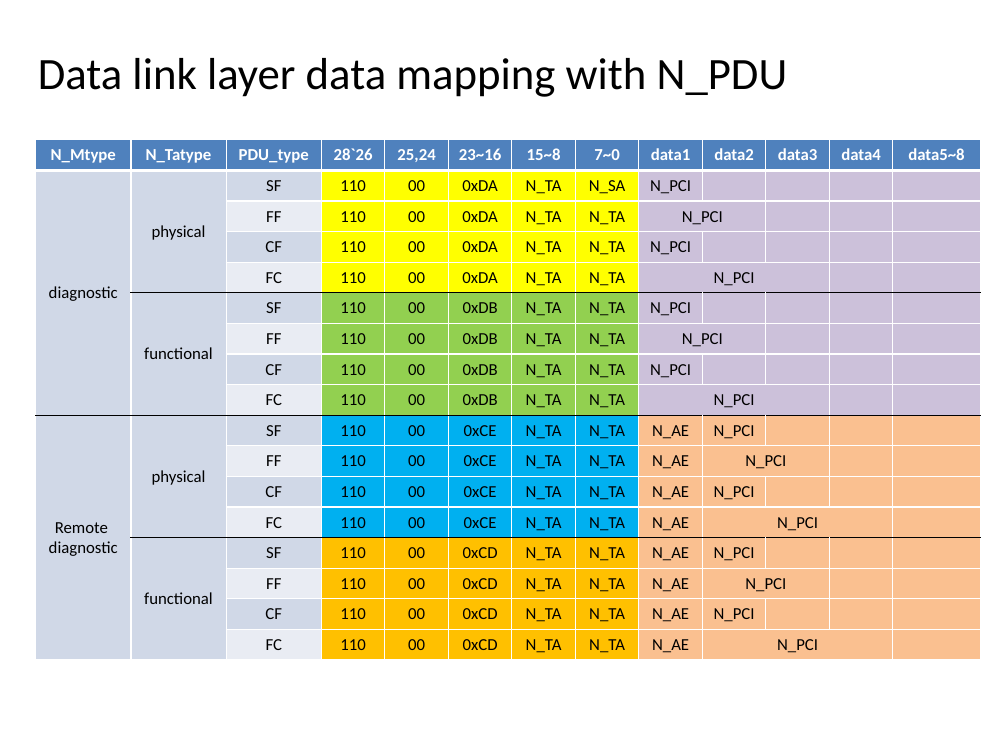
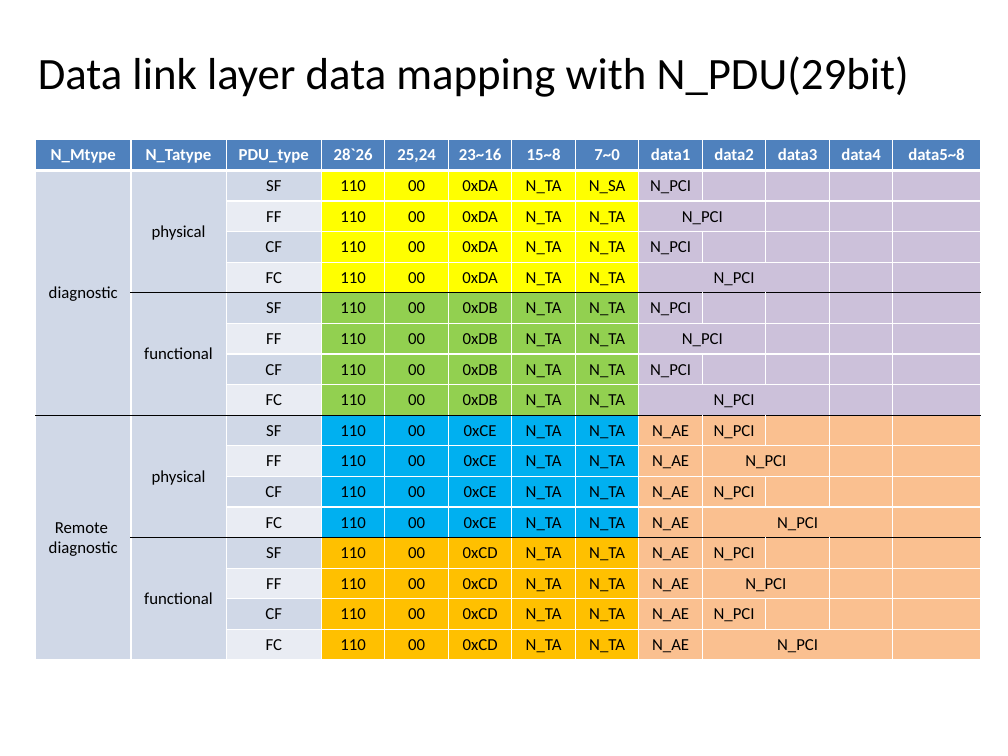
Before and after one commit to lznzhou33zzz/OBDII, a slide deck: slide 5 of OBD2/Document/OBD.pptx. Drawn at 1008x756 pixels with LibreOffice and Linux fonts; fonts in the diff are those of the drawing. Boxes give left, top, right and bottom in pixels: in the first picture for what was removed or moved away, otherwise in the second. Text is boxed around its words. In the diff, an @@ line names an element or a change of style, - is before the commit and + after.

```diff
--- a/OBD2/Document/OBD.pptx
+++ b/OBD2/Document/OBD.pptx
@@ title at (38, 56, 909, 97): text changed @@
-Data link layer data mapping with N_PDU
+Data link layer data mapping with N_PDU(29bit)
```
Also in this commit, not shown: 3 other slides changed.
